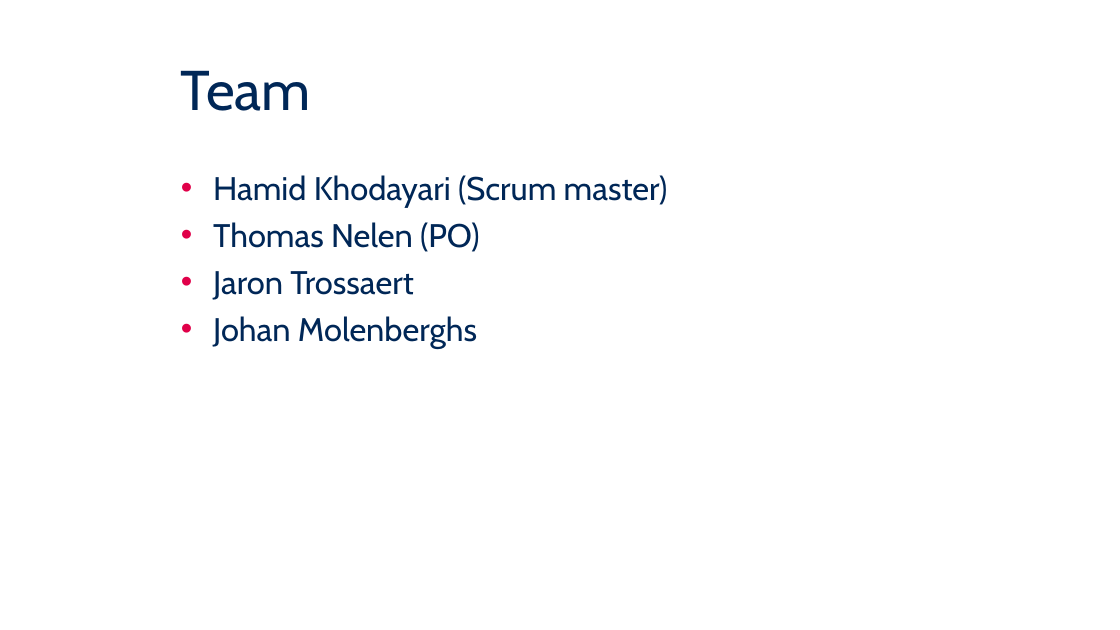
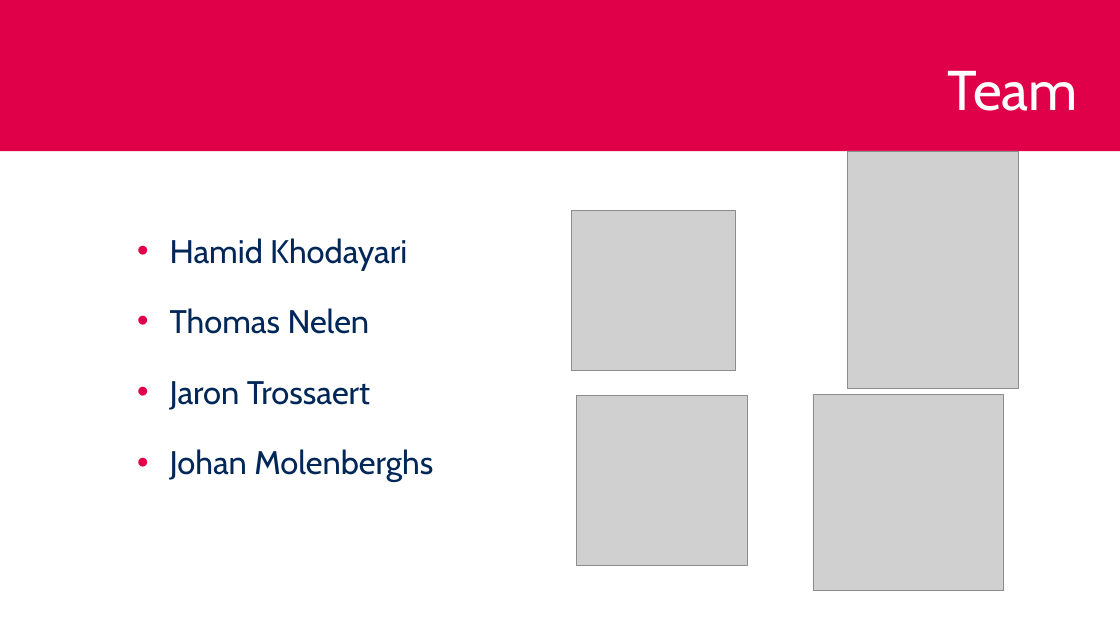
Before and after one commit to UCLeuvenLimburg/Buildingding, a slide deck: slide 2 of Scriptie/Presentatie/Eindpresentatie.pptx. Drawn at 1120x630 pixels with LibreOffice and Linux fonts; fonts in the diff are those of the drawing; grey boxes stand for pictures; background and template pictures are left out. Boxes give left, top, right and bottom in pixels: in the first picture for what was removed or moved away, otherwise in the second. Text is boxed around its words. In the diff, an @@ line names an element or a change of style, - is before the commit and + after.

Commit message:
final ppt

```diff
--- a/Scriptie/Presentatie/Eindpresentatie.pptx
+++ b/Scriptie/Presentatie/Eindpresentatie.pptx
@@ rectangle added at (x1=0, y1=0, x2=1120, y2=151), fill #E00049 @@
@@ title "Team" at (x1=948, y1=70, x2=1078, y2=111): text colour #002757 to #FFFFFF; alignment left to right @@
@@ picture added at (x1=848, y1=151, x2=1018, y2=389) @@
@@ text "Hamid Khodayari" moved from (x1=213, y1=175, x2=668, y2=348) to (x1=170, y1=238, x2=433, y2=482) @@
@@ text at (x1=170, y1=238, x2=407, y2=334): text changed @@
-• Hamid Khodayari (Scrum master)
-• Thomas Nelen (PO)
+• Hamid Khodayari
+• Thomas Nelen
@@ picture added at (x1=572, y1=210, x2=736, y2=371) @@
@@ text at (x1=170, y1=381, x2=433, y2=482): line spacing 0.9 to 1.5 @@
@@ picture added at (x1=576, y1=395, x2=748, y2=565) @@
@@ picture added at (x1=813, y1=395, x2=1003, y2=591) @@
```
Also in this commit, not shown: 5 other slides changed, 13 slides added, 5 slides removed.
